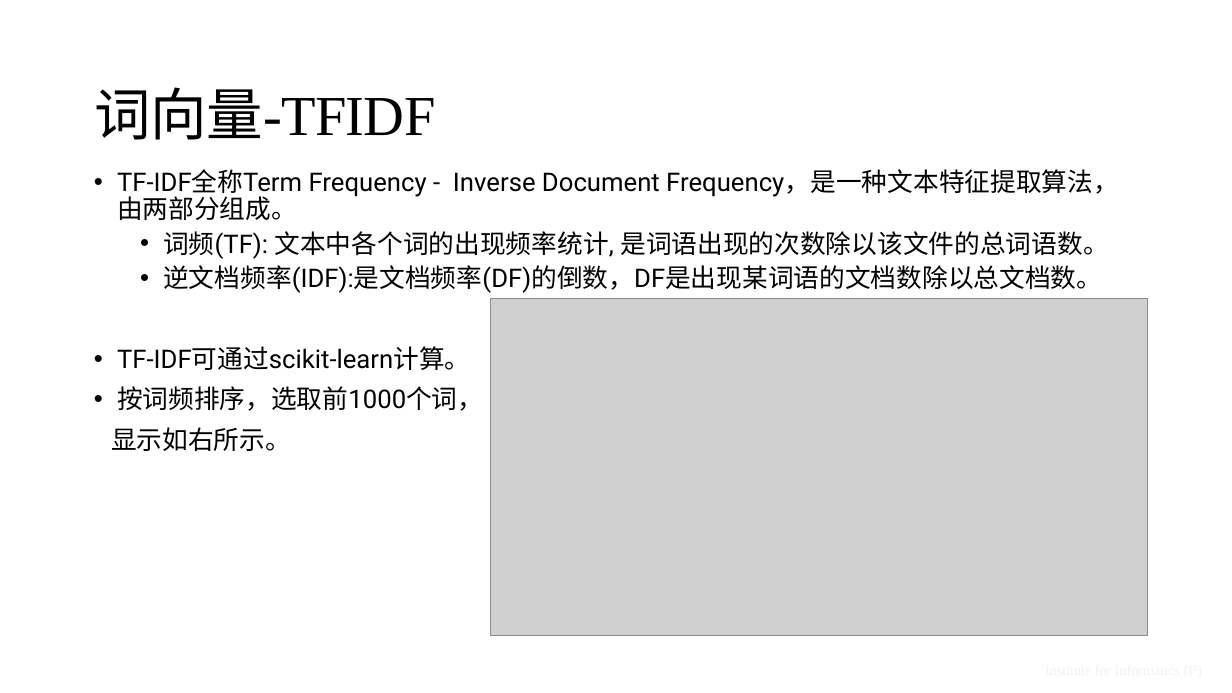
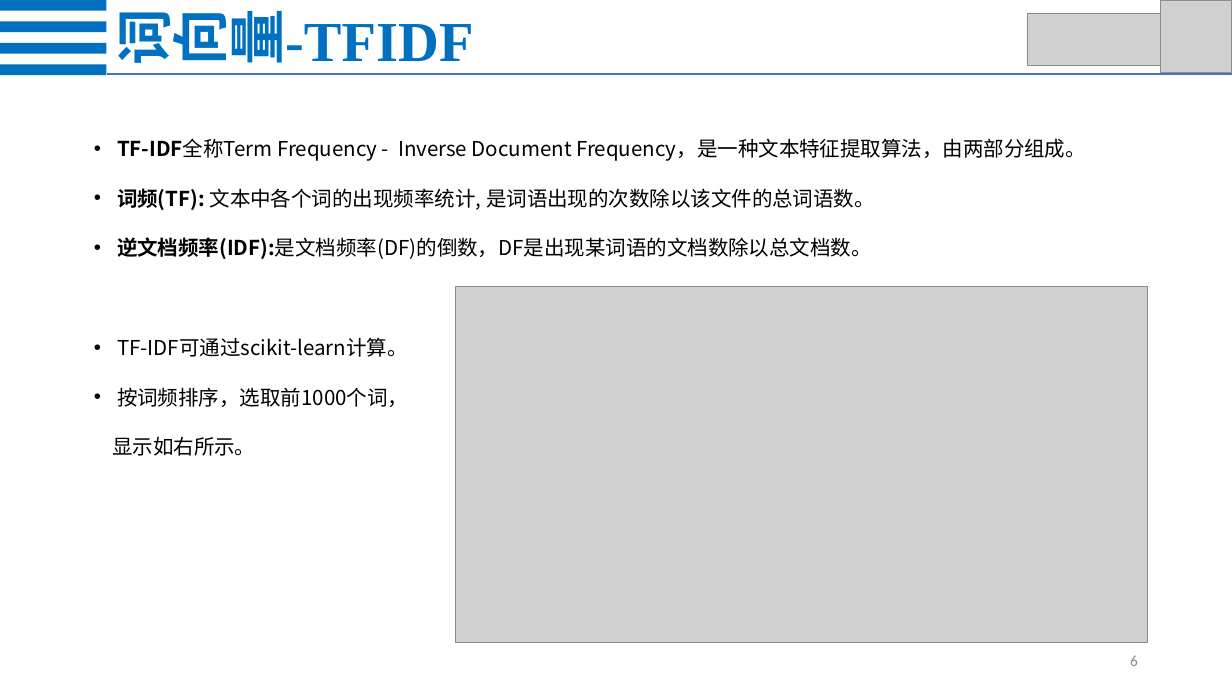
Before and after one commit to zonghui0228/Chinese-Medical-Text-Classification, a slide deck: slide 6 of Chinese_Medical_Text_Classification.pptx (slide 7 before the commit). Drawn at 1232x693 pixels with LibreOffice and Linux fonts; fonts in the diff are those of the drawing; grey boxes stand for pictures; background and template pictures are left out. Boxes give left, top, right and bottom in pixels: in the first picture for what was removed or moved away, otherwise in the second. Text is boxed around its words. In the diff, an @@ line names an element or a change of style, - is before the commit and + after.

```diff
--- a/Chinese_Medical_Text_Classification.pptx
+++ b/Chinese_Medical_Text_Classification.pptx
@@ text "词向量-TFIDF": place and size @@
-text "词向量-TFIDF" at [95, 87, 436, 140]
+text "词向量-TFIDF" at [100, 14, 473, 64]
@@ text "词向量-TFIDF" at [100, 14, 473, 64]: text colour #000000 to #0070C0, letter spacing -0.5 to 0 pt, bold on; line spacing 0.9 to 1; rotation 0 to 270 degrees @@
@@ picture added at [1028, 13, 1165, 66] @@
@@ picture added at [1161, 1, 1232, 73] @@
@@ group added at [0, 0, 106, 76]: 4 rectangles @@
@@ line added from (106, 74) to (1232, 74), #4472C4 1.5 pt @@
@@ text "TF-IDF全称Term Frequency - Inverse Document ...": place and size @@
-text "TF-IDF全称Term Frequency - Inverse Document ..." at [111, 169, 1119, 451]
+text "TF-IDF全称Term Frequency - Inverse Document ..." at [112, 138, 1086, 456]
@@ text "TF-IDF全称Term Frequency - Inverse Document ..." at [112, 138, 1086, 456]: size 20 to 16 pt, font Roboto to Noto Sans CJK SC; bold on in "TF-IDF全称Term", "词频(TF):", "逆文档频率(IDF):是文档频率(DF)的倒数，DF是出现某词语的文档数除以总文档数。"; line spacing 0.9 to 1.5; list level 2 to 1 in "词频(TF): 文本中各个词的出现频率统计, 是词语出现的次数除以该文件的总词语数。"; list level 2 to 1 in "逆文档频率(IDF):是文档频率(DF)的倒数，DF是出现某词语的文档数除以总文档数。" @@
@@ picture: place and size @@
-picture at [491, 299, 1148, 636]
+picture at [456, 287, 1148, 642]
@@ text removed at [895, 657, 1212, 684] @@
-Institute for Informatics (I2)
@@ page number added at [1130, 655, 1138, 666], 12 pt, text #8C8C8C @@
+6
```
Also in this commit, not shown: 6 other slides changed, 6 slides added, 3 slides removed, 1 other file.
